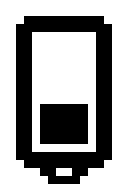
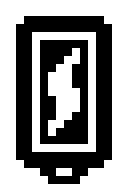
Comparing the layer stacks of the two 128 x 192 images. Changes:
added layer "13c" above "12c" over [40, 40, 88, 136]
added layer "12c" above "11c" over [40, 40, 88, 136]
added layer "0c" above "0" over [40, 40, 88, 136]
hid "5" over [40, 40, 88, 136]
